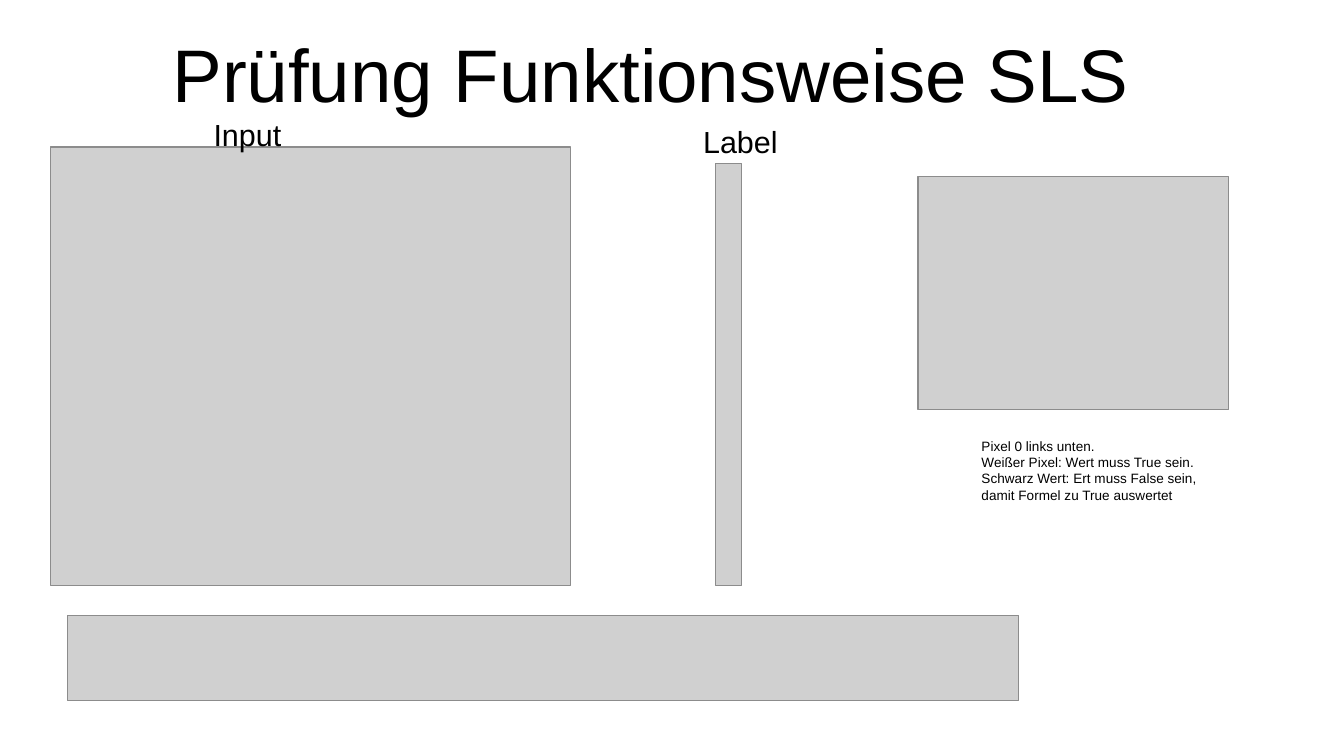
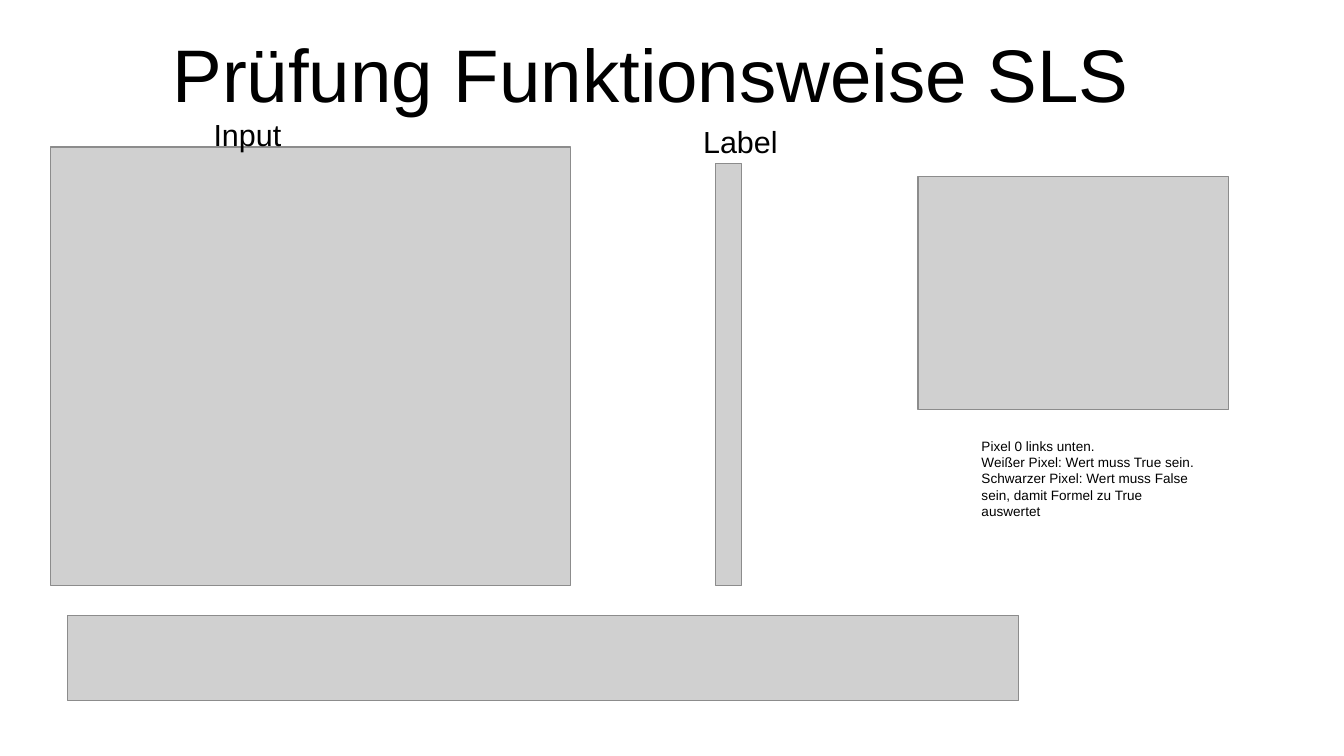
Before and after one commit to wwjbrugger/DCDL_smaller, a slide deck: slide 2 of Zwischenergebnisse/Zwischenergebnisse.odp. Drawn at 1344x756 pixels with LibreOffice and Linux fonts; fonts in the diff are those of the drawing; grey boxes stand for pictures. Boxes give left, top, right and bottom in pixels: in the first picture for what was removed or moved away, otherwise in the second. Text is boxed around its words. In the diff, an @@ line names an element or a change of style, - is before the commit and + after.

```diff
--- a/Zwischenergebnisse/Zwischenergebnisse.odp
+++ b/Zwischenergebnisse/Zwischenergebnisse.odp
@@ text at [981,457,1194,516]: text changed @@
-Weißer Pixel: Wert muss True sein. Schwarz Wert: Ert muss False sein, damit Formel zu True auswertet
+Weißer Pixel: Wert muss True sein. Schwarzer Pixel: Wert muss False sein, damit Formel zu True auswertet
```
Also in this commit, not shown: 18 other slides changed, 2 slides added, 3 other files.
